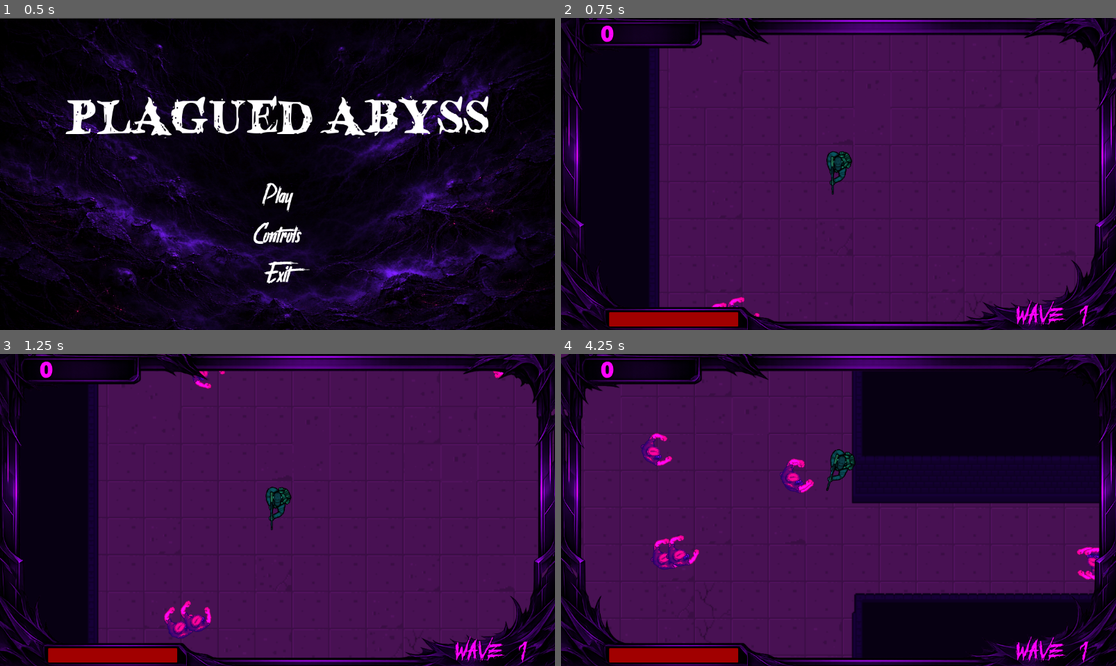
Above: before the commit, frames 1-4 (two rows, left to right).
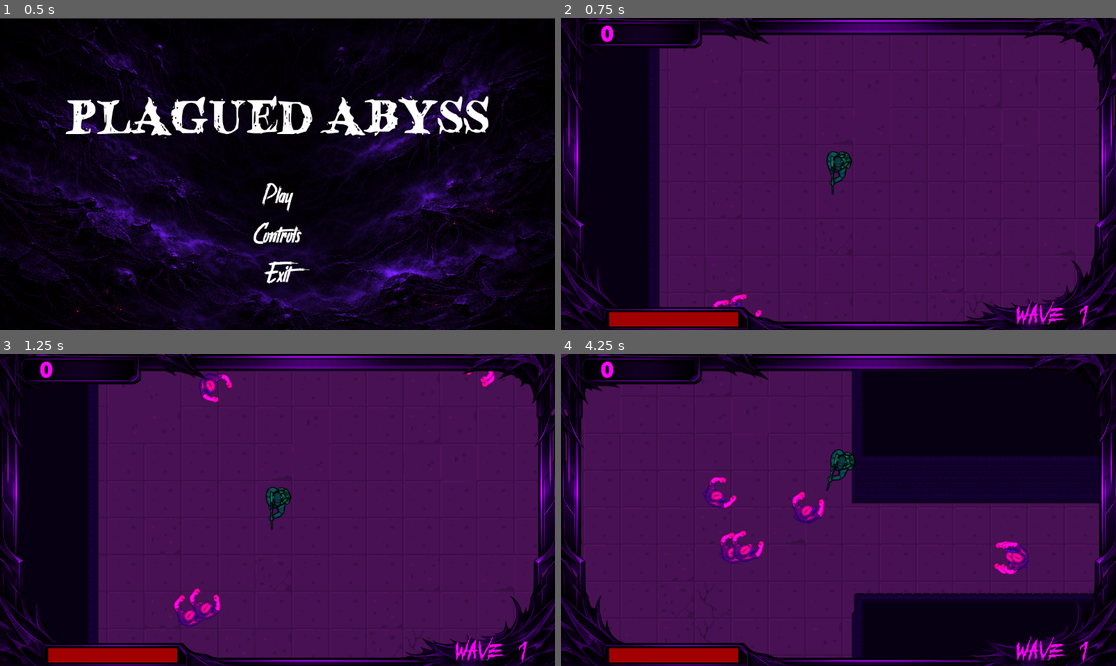
Above: after the commit, the same moments.

Repository: ayaanyousaf/plagued-abyss
Game: Godot game, scene res://scenes/Main.tscn
Two runs of this game, one before a commit and one after it. Both use one fixed random seed, a clock stepped at 60 frames per second and the inputs below. Sound files missing from this copy of the repository are replaced by a short silence.
Inputs (mouse positions are in pixels of both pictures, inside the frame that each line leads up to):
- Up to frame 1 (0.5 s): no input
- Up to frame 2 (0.75 s): click "Play" at 0.5 s
- Up to frame 3 (1.25 s): no input
- Up to frame 4 (4.25 s): tap Enter (continue) at 1.25, 3.6 s; move the mouse to (960, 494) at 1.27 s; hold D (move_right) 1.28-2.03 s; hold Enter (continue) 1.28-2.03 s; move the mouse to (727, 525) at 2.02 s; hold S (move_down) 2.03-2.78 s; tap F (interact) at 2.1 s; move the mouse to (894, 441) at 2.77 s; press the mouse at (894, 441) at 2.78 s; hold D (move_right) 2.78-3.53 s; move the mouse to (810, 572) at 3.52 s; release the mouse at (810, 572) at 3.53 s; hold W (move_up) from 3.53 s (still down)

Frame 1 is identical in both runs. In frame 2, 0.2% of the frame differs, in the area x 27-37%, y 88-96%; in frame 3, 1.2%; in frame 4, 2.8%, in the area x 14-99%, y 25-73%.

Commit message:
increase enemy movement speed

Diff:
--- a/scripts/enemy.gd
+++ b/scripts/enemy.gd
@@ -2,7 +2,7 @@
 
 @export var death_vfx_scene: PackedScene
 
-const SPEED = 60.0
+const SPEED = 80.0
 const STOP_DISTANCE = 20.0 # closest the enemy can get to player (no complete overlap)
 
 @onready var attack_range: Area2D = $AttackRange
